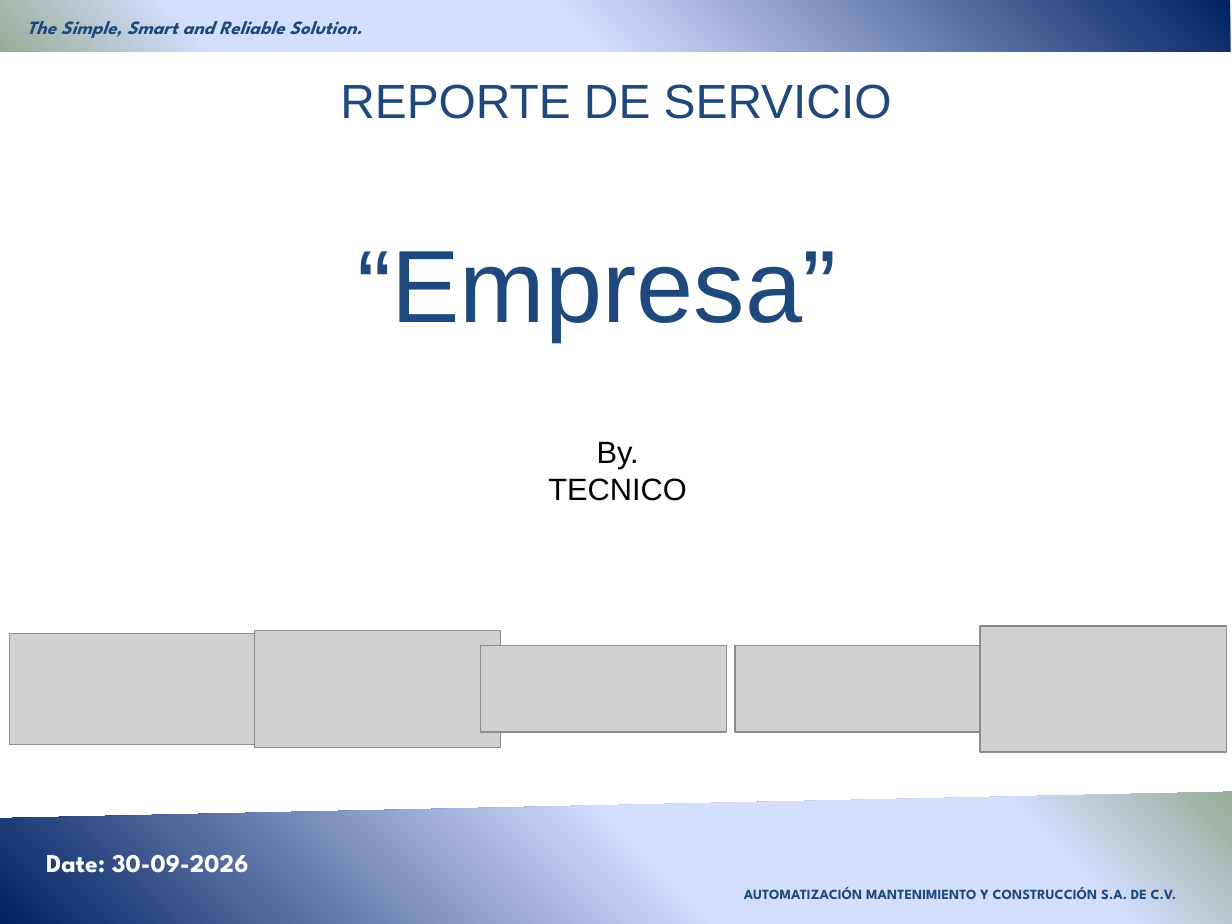
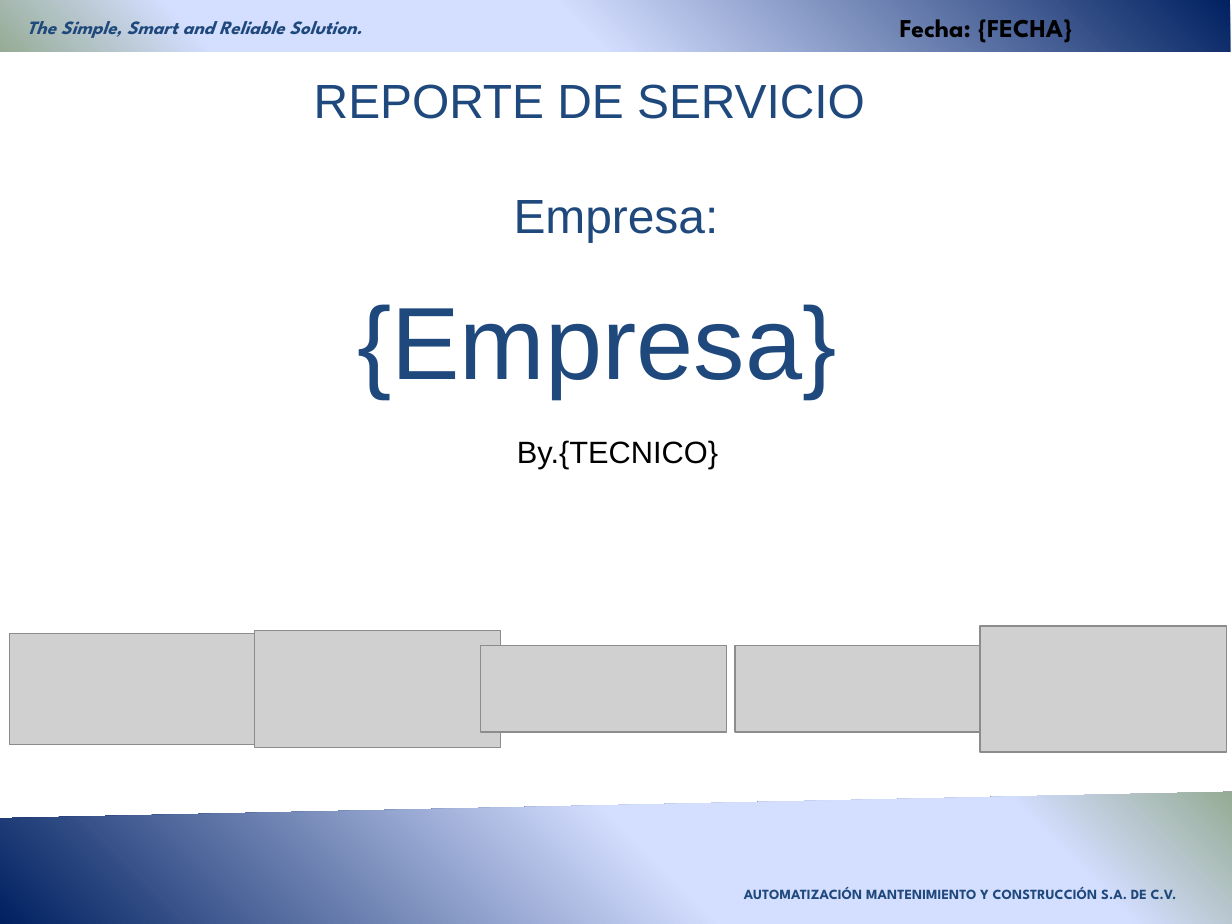
Before and after one commit to mencarnacion-art/Prueba1, a slide deck: slide 1 of Reporte.pptx. Drawn at 1232x924 pixels with LibreOffice and Linux fonts; fonts in the diff are those of the drawing; grey boxes stand for pictures; background and template pictures are left out. Boxes give left, top, right and bottom in pixels: in the first picture for what was removed or moved away, otherwise in the second. Text is boxed around its words. In the diff, an @@ line names an element or a change of style, - is before the commit and + after.

```diff
--- a/Reporte.pptx
+++ b/Reporte.pptx
@@ text added at (900, 19, 1073, 43), 15 pt, text #000000, bold @@
+Fecha: {FECHA}
@@ text at (357, 200, 836, 399): text changed @@
-“Empresa”
+Empresa:
+{Empresa}
@@ text at (517, 440, 718, 469): text changed @@
-By.
-TECNICO
+By.{TECNICO}
@@ text removed at (46, 854, 249, 873) @@
-Date: 30-09-2026
```
Also in this commit, not shown: 1 slide added, 1 slide removed.
